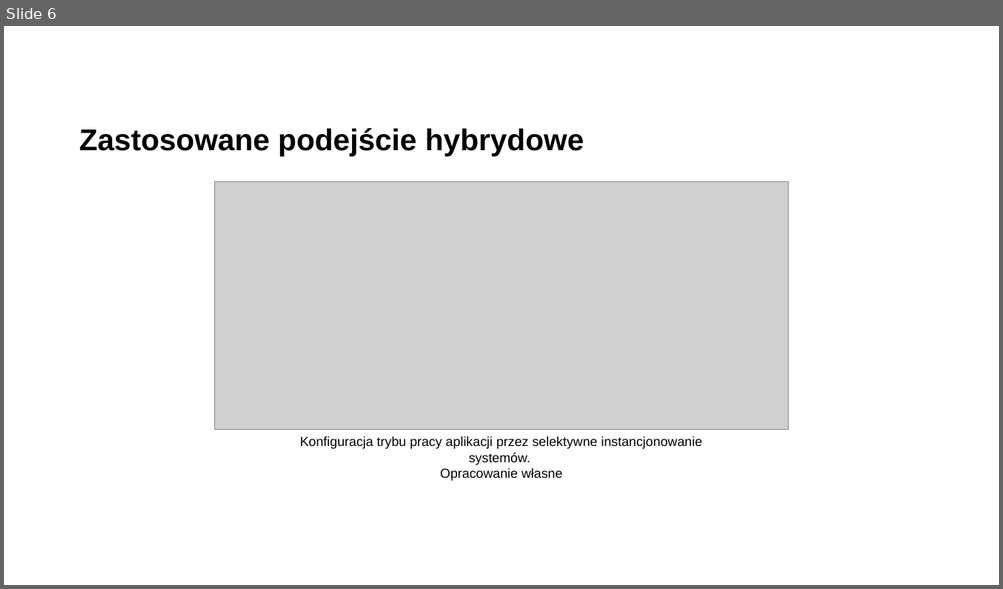
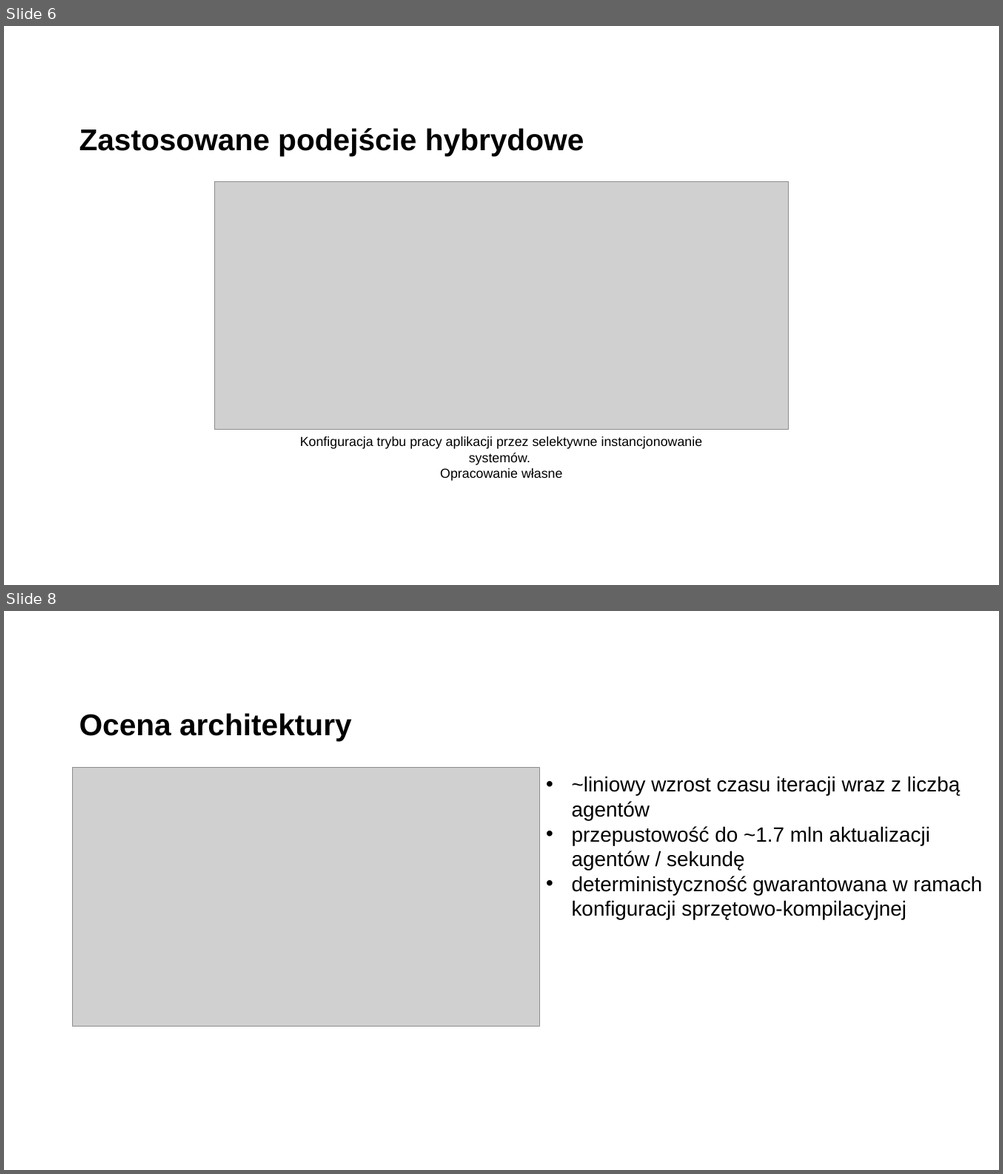
Before and after one commit to Filip-Rak/ecosystem-cc-results, a slide deck: docs/presentation.ppt. Shown one above the other, each under a label of ours: slide 6 before the commit, slides 6 and 8 after it; the slides between them are not shown. The pictures are 1003x589 and 1003x1174 pixels, drawn with LibreOffice and Linux fonts; fonts in the diff are those of the drawing; grey boxes stand for pictures; background and template pictures are left out. Boxes give left, top, right and bottom in pixels: in the first picture for what was removed or moved away, otherwise in the second. Text is boxed around its words. In the diff, an @@ line names an element or a change of style, - is before the commit and + after.

```diff
--- a/docs/presentation.ppt
+++ b/docs/presentation.ppt
@@ slide 8 added at (x1=4, y1=611, x2=999, y2=1170), background picture (left out) @@
@@ title added at (x1=79, y1=713, x2=352, y2=741), 32 pt, text #000000, bold @@
+Ocena architektury
@@ picture added at (x1=72, y1=767, x2=540, y2=1027) @@
@@ text added at (x1=572, y1=776, x2=982, y2=920), 22 pt, text #000000 @@
+• ~liniowy wzrost czasu iteracji wraz z liczbą agentów
+• przepustowość do ~1.7 mln aktualizacji agentów / sekundę
+• deterministyczność gwarantowana w ramach konfiguracji sprzętowo-kompilacyjnej
```
Also in this commit, not shown: 2 slides changed, 4 other slides added, 1 slide removed.
